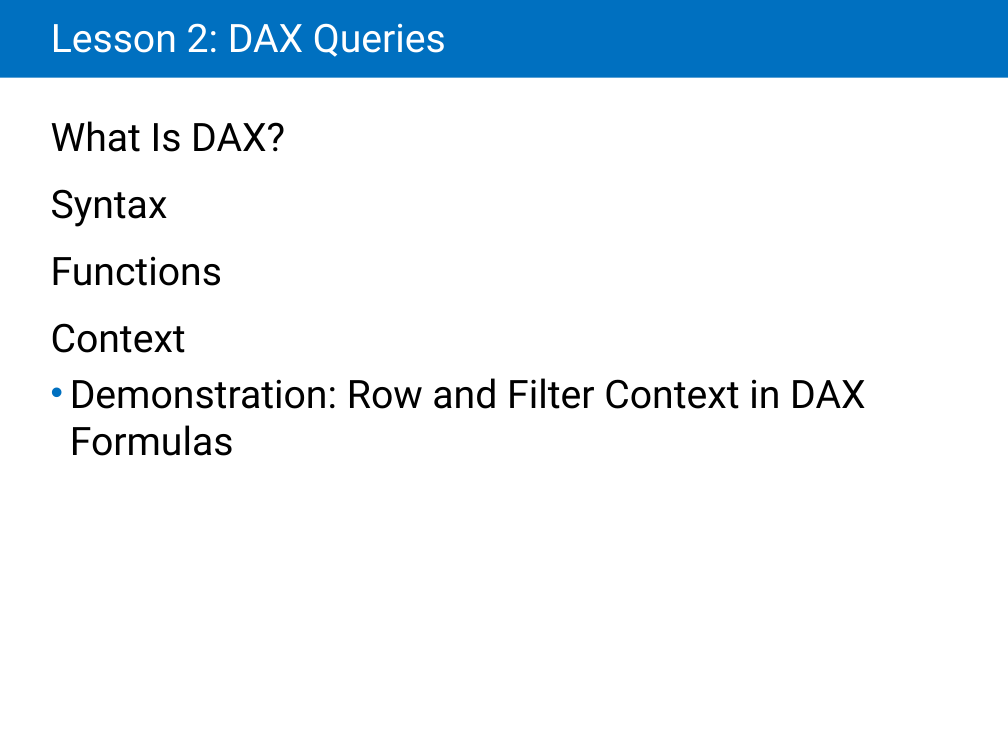
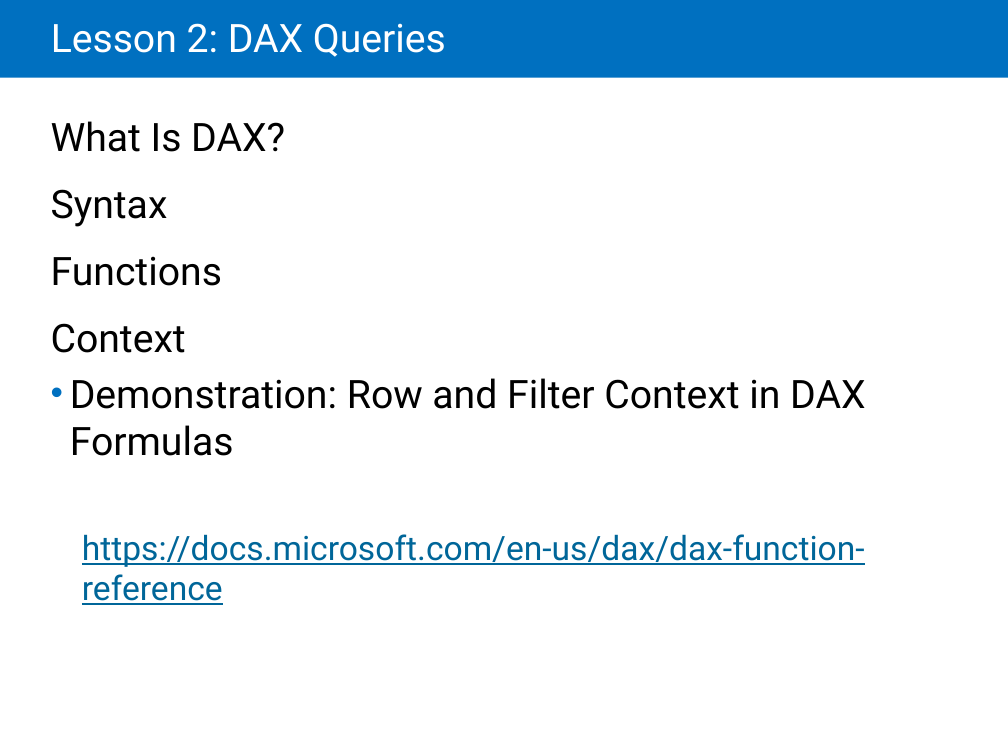
Before and after one commit to JPOWER4/Power-BI, a slide deck: slide 14 of 20778B_05.pptx. Drawn at 1008x756 pixels with LibreOffice and Linux fonts; fonts in the diff are those of the drawing. Boxes give left, top, right and bottom in pixels: in the first picture for what was removed or moved away, otherwise in the second. Text is boxed around its words. In the diff, an @@ line names an element or a change of style, - is before the commit and + after.

```diff
--- a/20778B_05.pptx
+++ b/20778B_05.pptx
@@ text at [82,534,865,605]: paragraph added @@
+  https://docs.microsoft.com/en-us/dax/dax-function-reference
```
Also in this commit, not shown: 7 other files.
